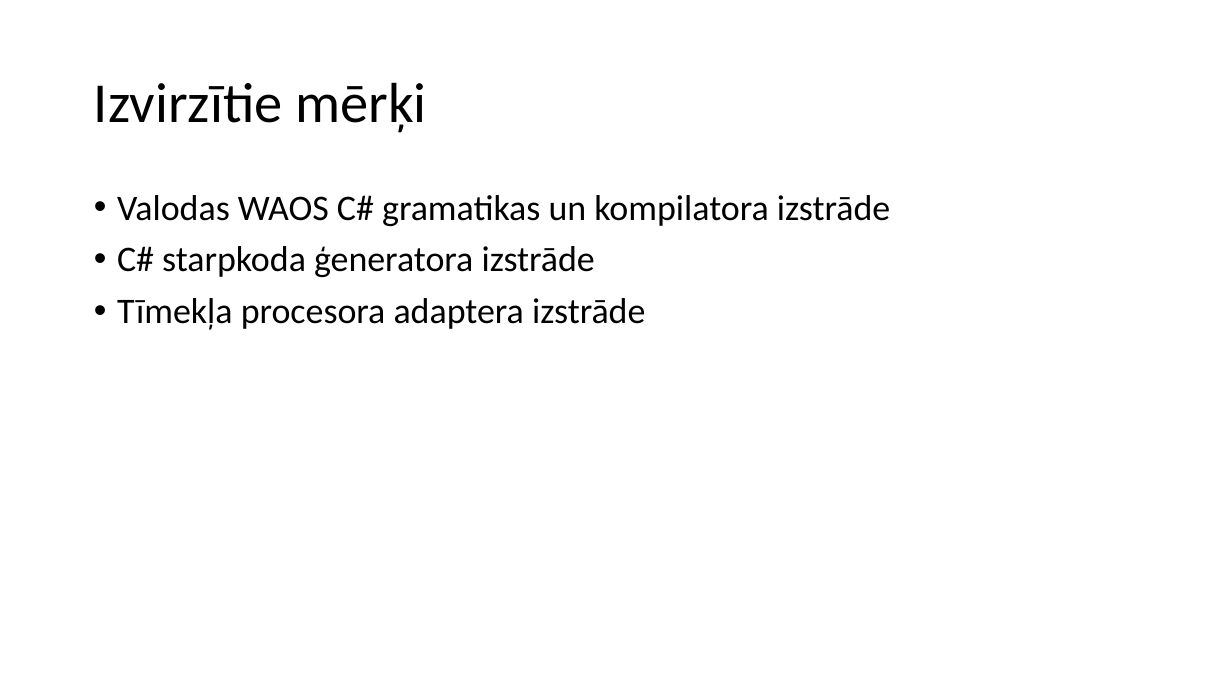
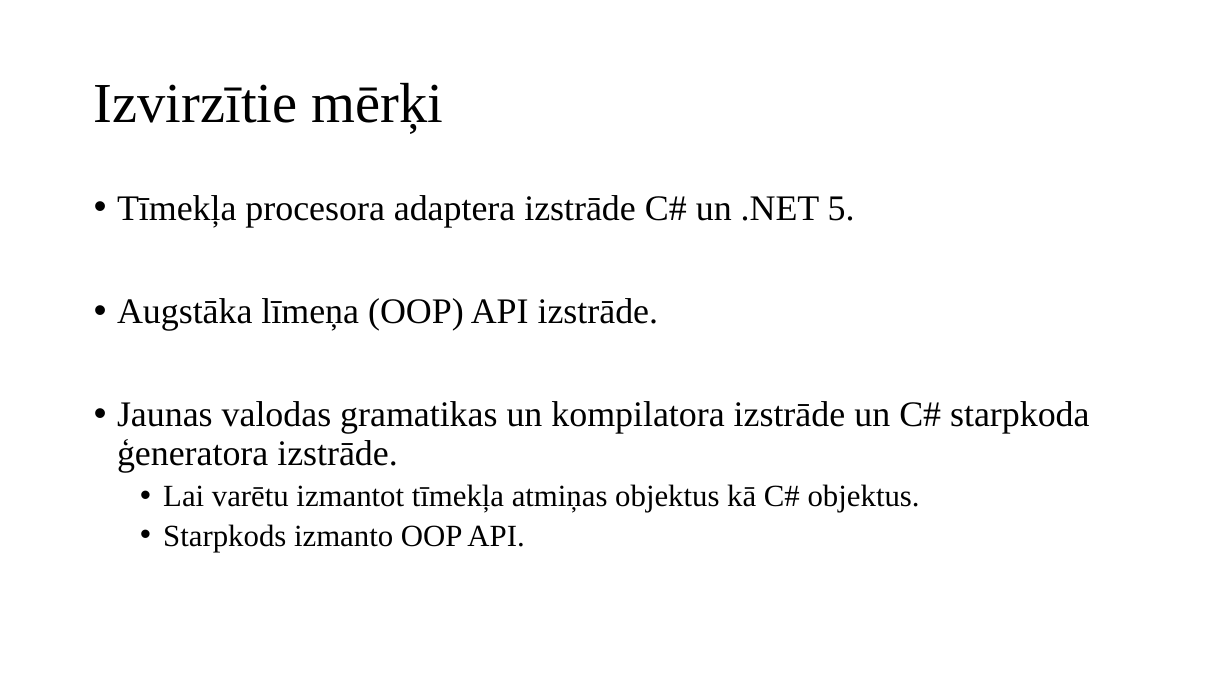
Before and after one commit to artiks12/webAppOS, a slide deck: slide 5 of src/Qualification project/Documentation/Prezentācija_ap19122.pptx (slide 2 before the commit). Drawn at 1232x693 pixels with LibreOffice and Linux fonts; fonts in the diff are those of the drawing. Boxes give left, top, right and bottom in pixels: in the first picture for what was removed or moved away, otherwise in the second. Text is boxed around its words. In the diff, an @@ line names an element or a change of style, - is before the commit and + after.

```diff
--- a/src/Qualification project/Documentation/Prezentācija_ap19122.pptx
+++ b/src/Qualification project/Documentation/Prezentācija_ap19122.pptx
@@ title "Izvirzītie mērķi" at bbox=[94, 82, 444, 133]: font Calibri to Times New Roman @@
@@ text at bbox=[117, 195, 1089, 552]: text changed; font Calibri to Times New Roman @@
-• Valodas WAOS C# gramatikas un kompilatora izstrāde
-• C# starpkoda ģeneratora izstrāde
-• Tīmekļa procesora adaptera izstrāde
+• Tīmekļa procesora adaptera izstrāde C# un .NET 5.
+• Augstāka līmeņa (OOP) API izstrāde.
+• Jaunas valodas gramatikas un kompilatora izstrāde un C# starpkoda ģeneratora izstrāde.
+  • Lai varētu izmantot tīmekļa atmiņas objektus kā C# objektus.
+  • Starpkods izmanto OOP API.
```
Also in this commit, not shown: 3 other slides changed, 6 slides added, 2 slides removed, 1 other file.
